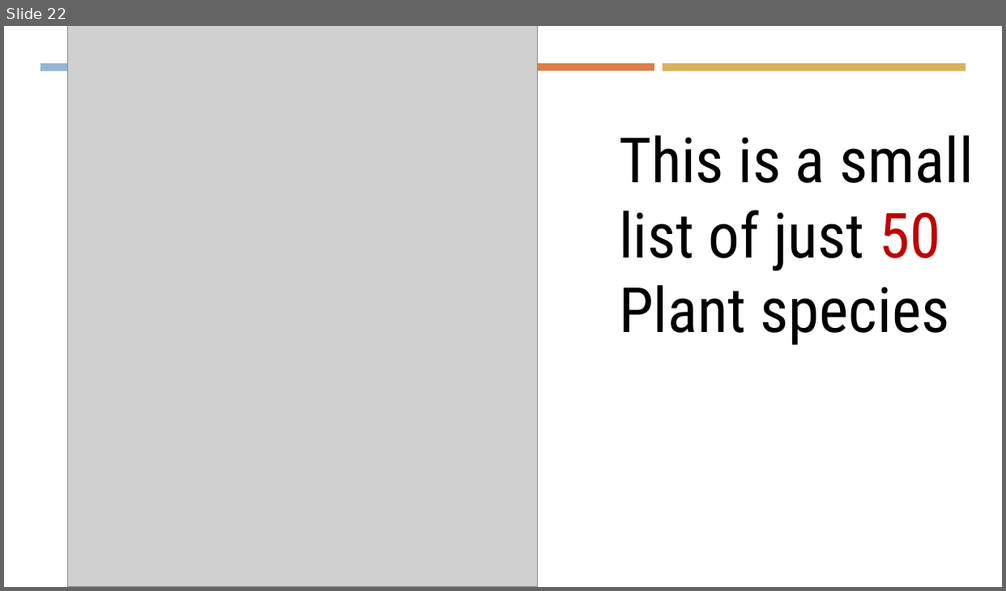
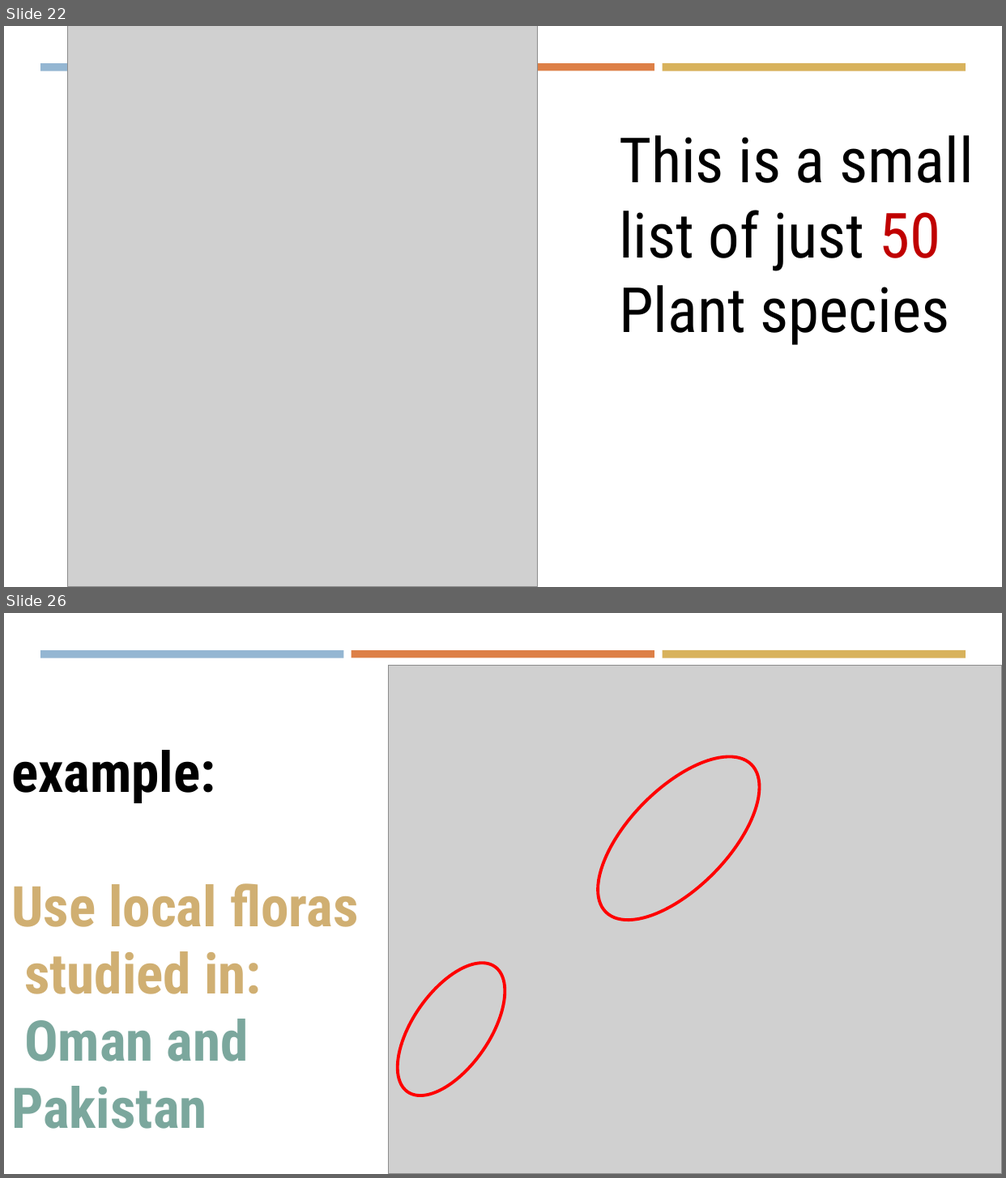
Before and after one commit to msht-ir/Alamutw, a slide deck: AlamutB/.appCatalog/_demo for Alamut - LinkedIn.pptx. Shown one above the other, each under a label of ours: slide 22 before the commit, slides 22 and 26 after it; the slides between them are not shown. The pictures are 1006x591 and 1006x1178 pixels, drawn with LibreOffice and Linux fonts; fonts in the diff are those of the drawing; grey boxes stand for pictures. Boxes give left, top, right and bottom in pixels: in the first picture for what was removed or moved away, otherwise in the second. Text is boxed around its words. In the diff, an @@ line names an element or a change of style, - is before the commit and + after.

```diff
--- a/AlamutB/.appCatalog/_demo for Alamut - LinkedIn.pptx
+++ b/AlamutB/.appCatalog/_demo for Alamut - LinkedIn.pptx
@@ slide 26 added at (x1=4, y1=613, x2=1002, y2=1174), background #FFFFFF; not listed: 3 template elements that a slide beside it also shows @@
@@ picture added at (x1=389, y1=665, x2=1002, y2=1174) @@
@@ ellipse added at (x1=571, y1=730, x2=786, y2=948), outline #FF0000 3 pt @@
@@ text added at (x1=11, y1=750, x2=359, y2=1129), 54 pt, text #D0AF72, bold @@
+example:
+Use local floras
+studied in:
+Oman and Pakistan
@@ ellipse added at (x1=376, y1=945, x2=526, y2=1114), outline #FF0000 3 pt @@
```
Also in this commit, not shown: 3 other slides added, 12 other files.
